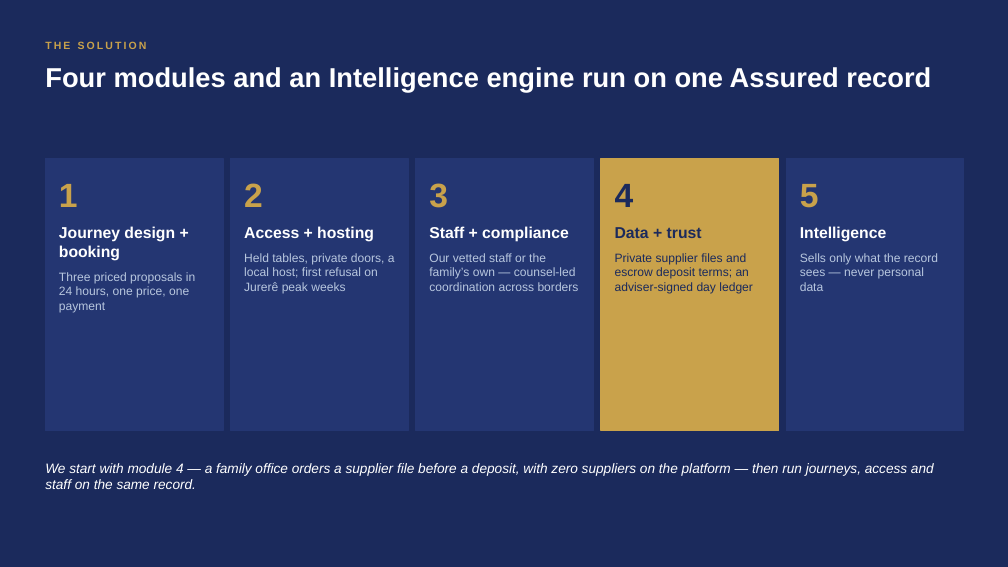
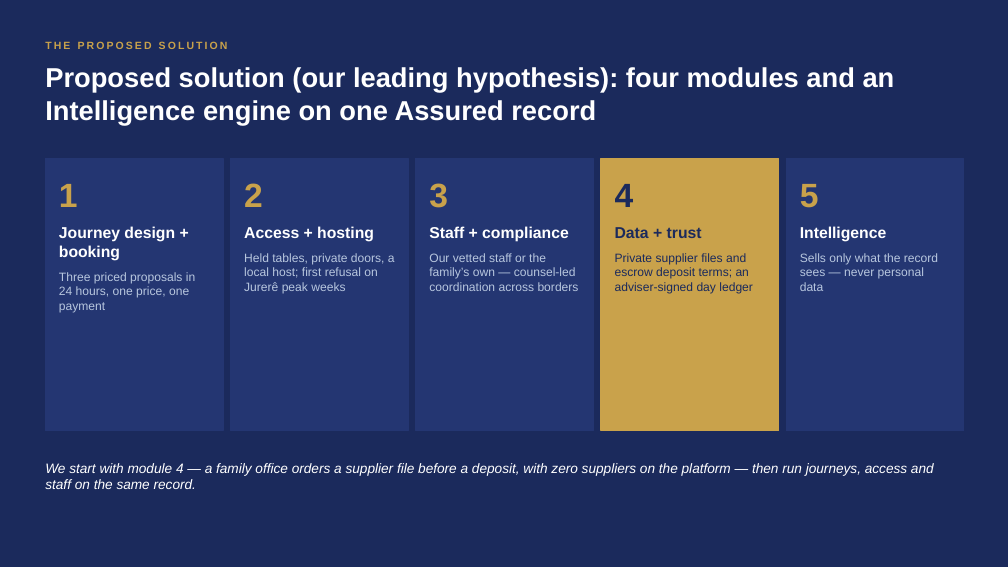
Before and after one commit to algarcalebe-web/legendary-bassoon, a slide deck: slide 9 of deck/Otium_Chigi_Journeys_Pitch_Deck.pptx (slide 8 before the commit). Drawn at 1008x567 pixels with LibreOffice and Linux fonts; fonts in the diff are those of the drawing. Boxes give left, top, right and bottom in pixels: in the first picture for what was removed or moved away, otherwise in the second. Text is boxed around its words. In the diff, an @@ line names an element or a change of style, - is before the commit and + after.

```diff
--- a/deck/Otium_Chigi_Journeys_Pitch_Deck.pptx
+++ b/deck/Otium_Chigi_Journeys_Pitch_Deck.pptx
@@ text at <box>45,41,228,49</box>: text changed @@
-THE SOLUTION
+THE PROPOSED SOLUTION
@@ text at <box>45,67,895,125</box>: text changed @@
-Four modules and an Intelligence engine run on one Assured record
+Proposed solution (our leading hypothesis): four modules and an Intelligence engine on one Assured record
```
Also in this commit, not shown: 3 other slides changed, 3 slides added, 3 other files.
